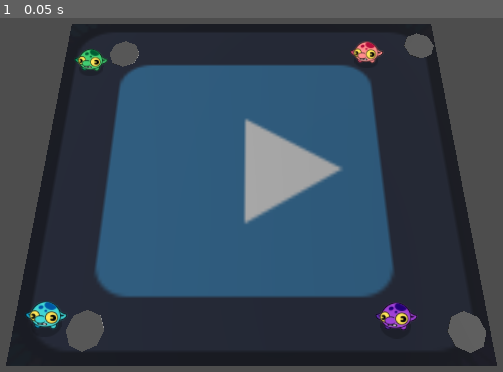
Above: before the commit, frame 1.
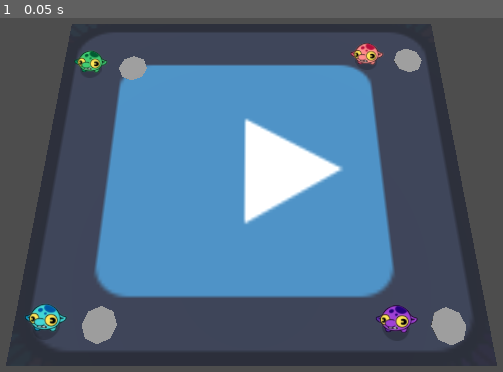
Above: after the commit, the same moment.

Repository: sarugami/FGJ24
Game: Godot game, scene res://game.tscn
The game is run twice, just before and just after one commit, with the same random seed, the same clock (stepped at 60 frames per second) and the same inputs. The engine's default icon, where the game draws it, is replaced by a stand-in: a white triangle on a blue panel in a dark square.
Inputs:
- Up to frame 1 (0.05 s): no input

The runs differ from the first frame. In frame 1, 74% of the frame differs, in the area x 1-99%, y 1-99%.

Commit message:
Fixed aim placement

Diff:
--- a/game.tscn
+++ b/game.tscn
@@ -1,10 +1,12 @@
-[gd_scene load_steps=5 format=3 uid="uid://cnisgb7eskrlp"]
+[gd_scene load_steps=6 format=3 uid="uid://cnisgb7eskrlp"]
 
 [ext_resource type="PackedScene" uid="uid://dntbubkn7i4aa" path="res://player.tscn" id="1_4g4tu"]
 [ext_resource type="Texture2D" uid="uid://14u5m4ybcwtm" path="res://icon.svg" id="1_g1551"]
 
 [sub_resource type="StandardMaterial3D" id="StandardMaterial3D_gemom"]
 albedo_texture = ExtResource("1_g1551")
+
+[sub_resource type="StandardMaterial3D" id="StandardMaterial3D_l5y1h"]
 
 [sub_resource type="Environment" id="Environment_4csi7"]
 
@@ -14,6 +16,7 @@
 material_override = SubResource("StandardMaterial3D_gemom")
 use_collision = true
 size = Vector3(13.3954, 0.0585938, 11.3115)
+material = SubResource("StandardMaterial3D_l5y1h")
 
 [node name="Camera3D" type="Camera3D" parent="."]
 transform = Transform3D(1, 0, 0, 0, 0.258819, 0.965926, 0, -0.965926, 0.258819, 0, 9, 3)
@@ -21,6 +24,7 @@
 [node name="DirectionalLight3D" type="DirectionalLight3D" parent="."]
 transform = Transform3D(0.263317, -4.21688e-08, 0.964709, -0.964709, -1.151e-08, 0.263317, 1.76963e-15, -1, -4.37114e-08, 0, 7.38173, 0)
 layers = 0
+light_angular_distance = 90.0
 
 [node name="Player" parent="." instance=ExtResource("1_4g4tu")]
 transform = Transform3D(1, 0, 0, 0, 1, 0, 0, 0, 1, -5.656, 0.1, -3.703)
--- a/player.tscn
+++ b/player.tscn
@@ -16,14 +16,14 @@
 DASH_SPEED = 100
 
 [node name="Sprites" parent="." instance=ExtResource("2_47dxv")]
-transform = Transform3D(1, 0, 0, 0, 0.258819, 0.965926, 0, -0.965926, 0.258819, 0, 0, 0.124517)
+transform = Transform3D(1, 0, 0, 0, 0.258819, 0.965926, 0, -0.965926, 0.258819, 0, 0, 0.193075)
 
 [node name="CollisionShape3D" type="CollisionShape3D" parent="."]
-transform = Transform3D(1, 0, 0, 0, 1, 0, 0, 0, 1, 0, 0.675, 0)
+transform = Transform3D(1, 0, 0, 0, 1, 0, 0, 0, 1, 0, 0.584238, 0)
 shape = SubResource("CapsuleShape3D_74j06")
 
 [node name="shadow" type="Sprite3D" parent="."]
-transform = Transform3D(0.166, 0, 0, 0, -5.46392e-09, -0.125, 0, 0.125, -5.46392e-09, 0, 0, 0)
+transform = Transform3D(0.15, 0, 0, 0, -6.55671e-09, -0.15, 0, 0.15, -6.55671e-09, 0, 0, 0)
 modulate = Color(0, 0, 0, 0.203922)
 alpha_cut = 2
 texture = ExtResource("2_p2rli")
@@ -46,6 +46,7 @@
 disabled = true
 
 [node name="CSGCylinder3D" type="CSGCylinder3D" parent="AttackArea/Marker3D/Area3D"]
+transform = Transform3D(1, 0, 0, 0, 1, 0, 0, 0, 1, 0, -0.715731, 0)
 radius = 0.491717
 height = 0.0173324
 
